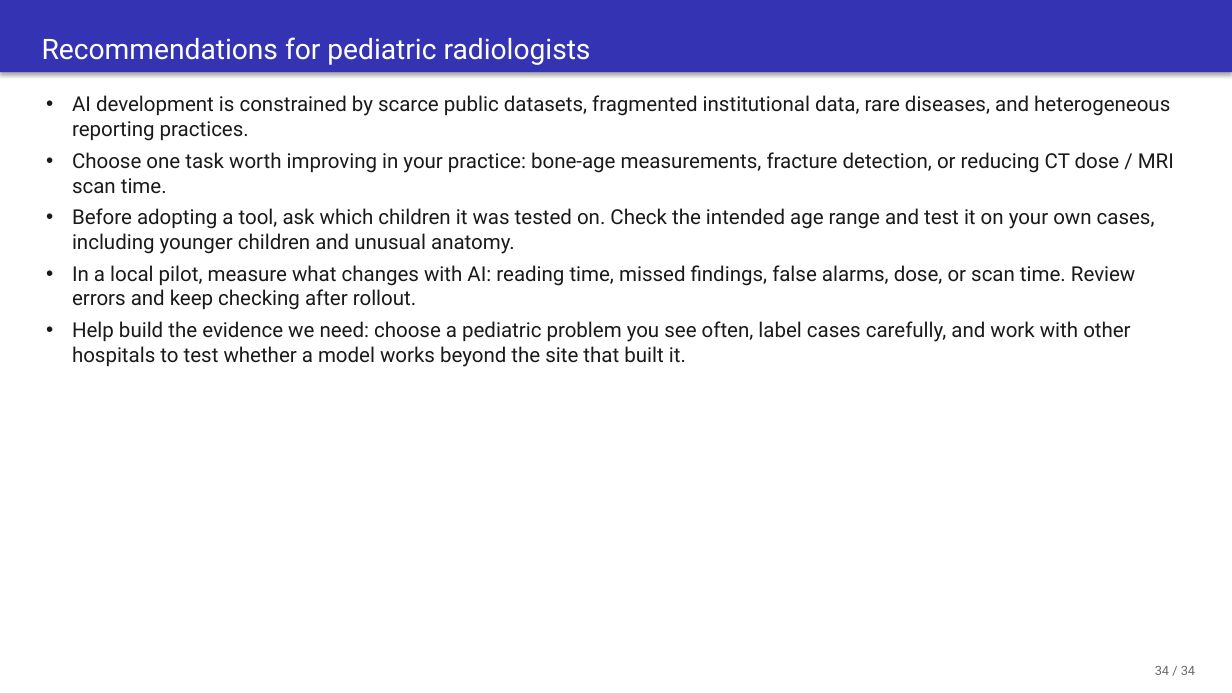
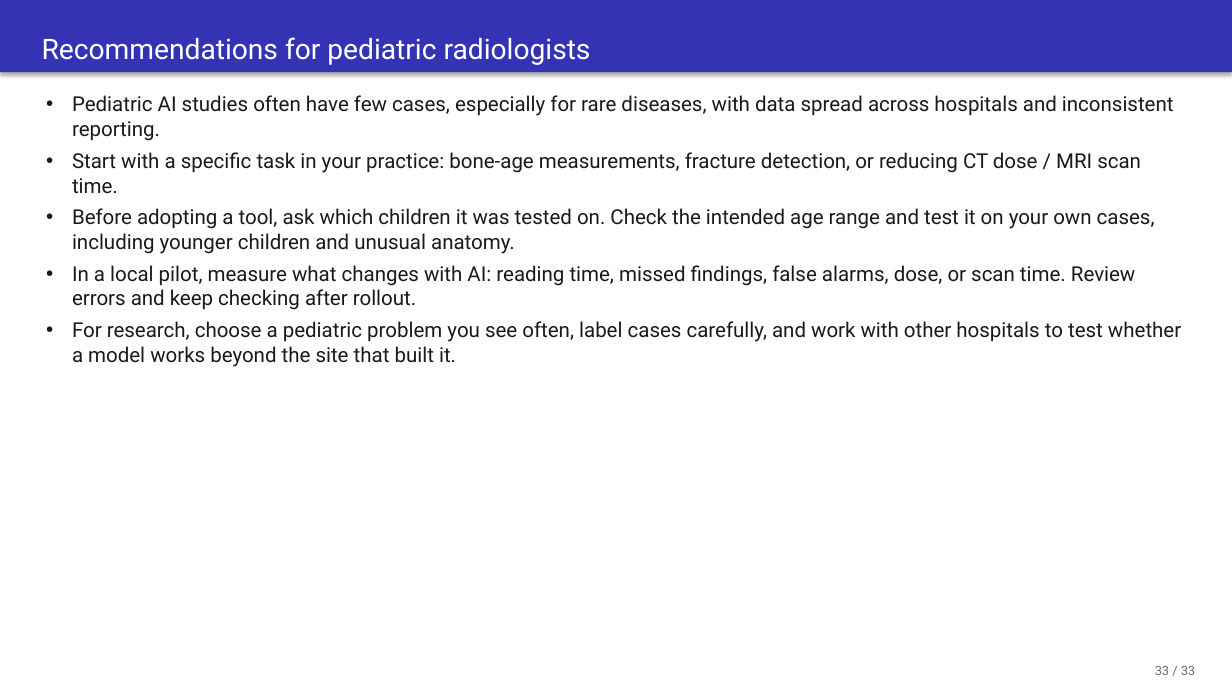
Before and after one commit to josephrich98/pediatric_radiology_ai, a slide deck: slide 64 of slides/pedrad_ai_slides.pptx (slide 65 before the commit). Drawn at 1232x693 pixels with LibreOffice and Linux fonts; fonts in the diff are those of the drawing. Boxes give left, top, right and bottom in pixels: in the first picture for what was removed or moved away, otherwise in the second. Text is boxed around its words. In the diff, an @@ line names an element or a change of style, - is before the commit and + after.

```diff
--- a/slides/pedrad_ai_slides.pptx
+++ b/slides/pedrad_ai_slides.pptx
@@ text at <box>72,95,1174,194</box>: text changed @@
-• AI development is constrained by scarce public datasets, fragmented institutional data, rare diseases, and heterogeneous reporting practices.
-• Choose one task worth improving in your practice: bone-age measurements, fracture detection, or reducing CT dose / MRI scan time.
+• Pediatric AI studies often have few cases, especially for rare diseases, with data spread across hospitals and inconsistent reporting.
+• Start with a specific task in your practice: bone-age measurements, fracture detection, or reducing CT dose / MRI scan time.
@@ text at <box>72,321,1181,367</box>: text changed @@
-• Help build the evidence we need: choose a pediatric problem you see often, label cases carefully, and work with other hospitals to test whether a model works beyond the site that built it.
+• For research, choose a pediatric problem you see often, label cases carefully, and work with other hospitals to test whether a model works beyond the site that built it.
@@ text at <box>1155,666,1195,675</box>: text changed @@
-34 / 34
+33 / 33
```
Also in this commit, not shown: 37 other slides changed, 2 slides added, 1 slide removed, 3 other files.
